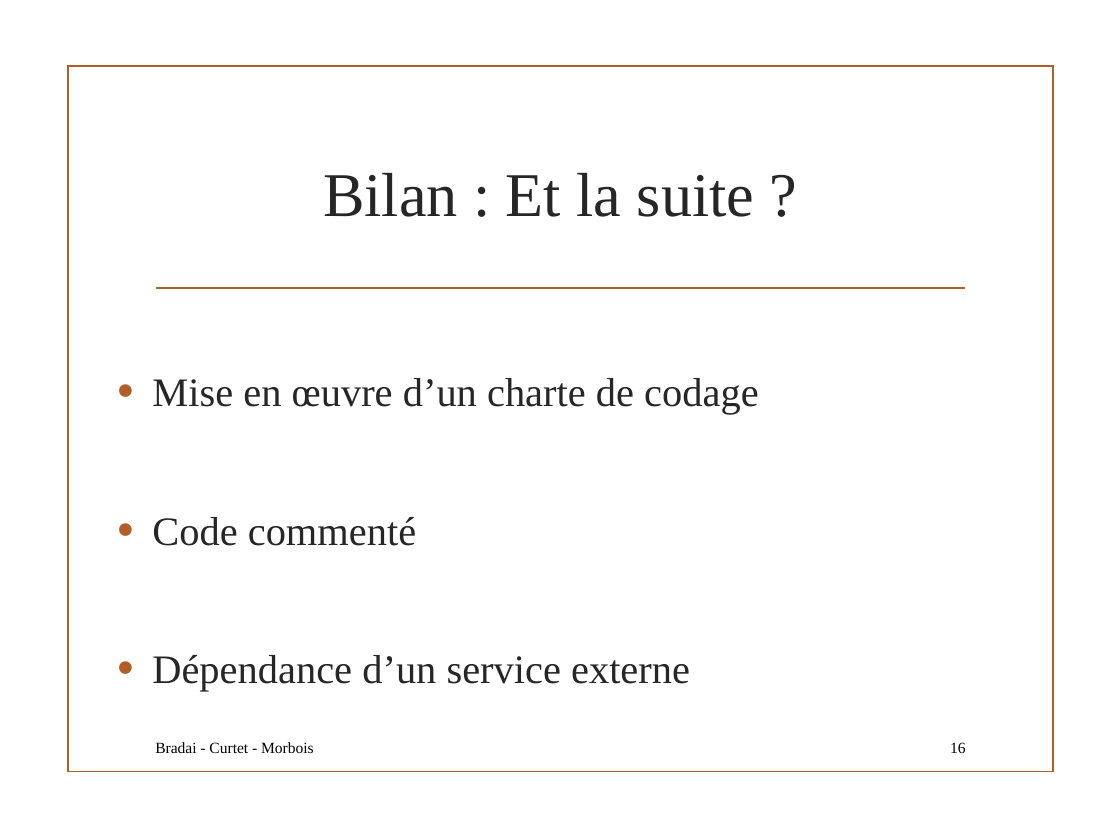
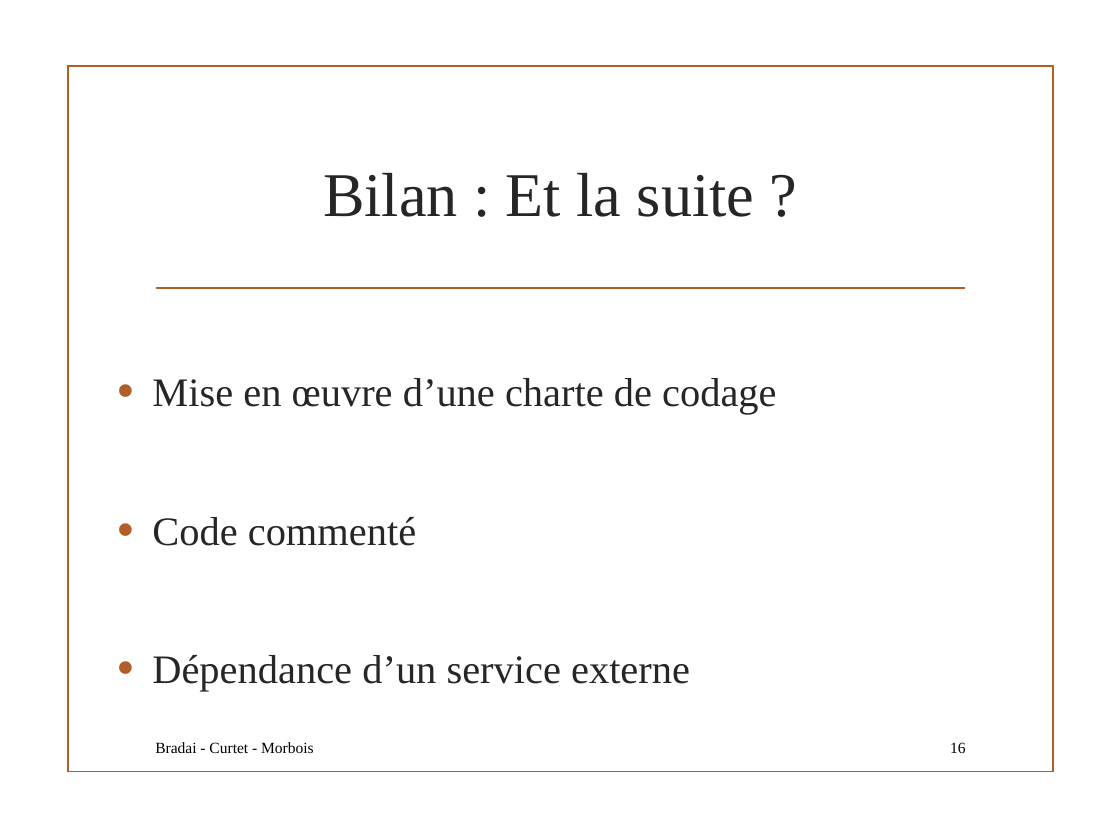
Before and after one commit to haithambradai/archi-velo, a slide deck: slide 16 of Projet ArchiWeb.pptx. Drawn at 1120x840 pixels with LibreOffice and Linux fonts; fonts in the diff are those of the drawing; background and template pictures are left out. Boxes give left, top, right and bottom in pixels: in the first picture for what was removed or moved away, otherwise in the second. Text is boxed around its words. In the diff, an @@ line names an element or a change of style, - is before the commit and + after.

```diff
--- a/Projet ArchiWeb.pptx
+++ b/Projet ArchiWeb.pptx
@@ text at (x1=152, y1=378, x2=776, y2=414): text changed @@
-• Mise en œuvre d’un charte de codage
+• Mise en œuvre d’une charte de codage
```
Also in this commit, not shown: 3 other slides changed.
